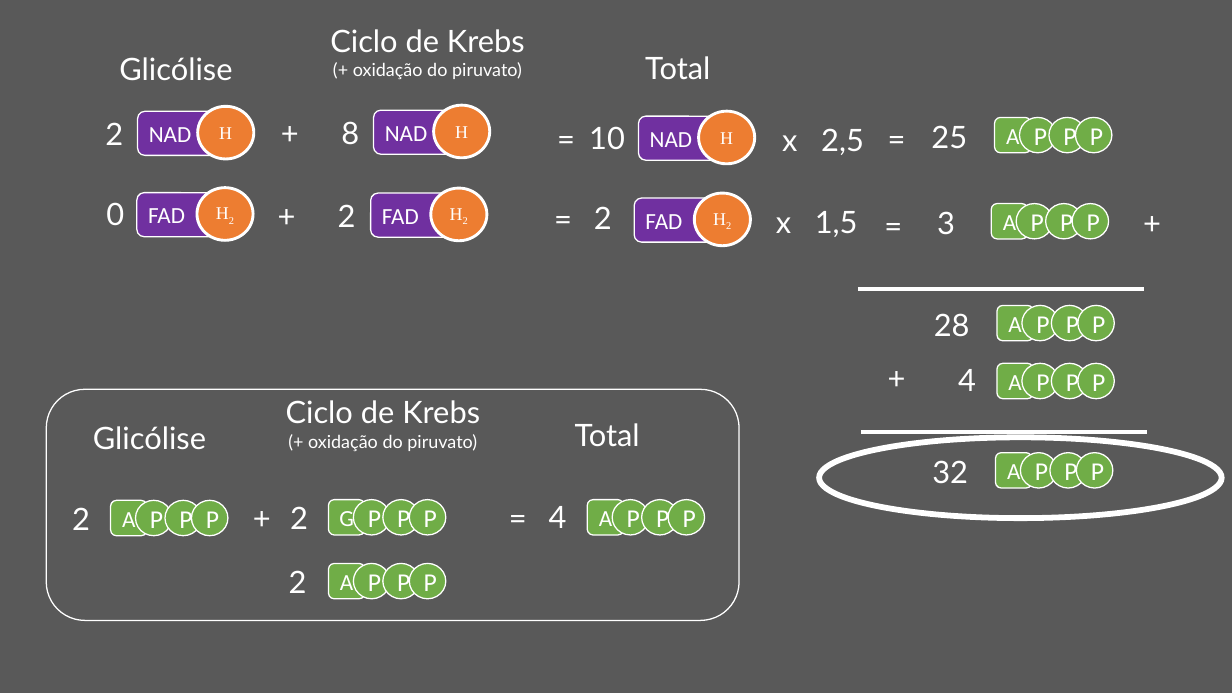
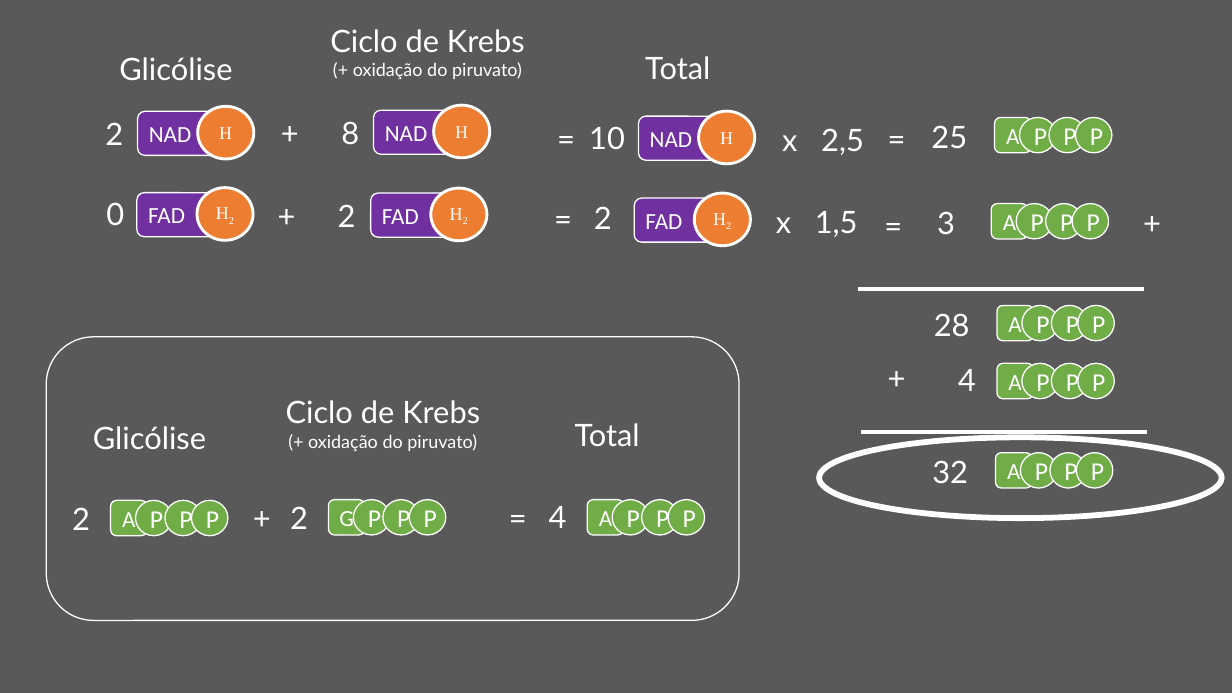
Before and after one commit to daniloasdotcom/Bioquimica-com-Danilo, a slide deck: slide 24 of static/aulas/cadeia_respiratoria.pptx. Drawn at 1232x693 pixels with LibreOffice and Linux fonts; fonts in the diff are those of the drawing. Boxes give left, top, right and bottom in pixels: in the first picture for what was removed or moved away, otherwise in the second. Text is boxed around its words. In the diff, an @@ line names an element or a change of style, - is before the commit and + after.

```diff
--- a/static/aulas/cadeia_respiratoria.pptx
+++ b/static/aulas/cadeia_respiratoria.pptx
@@ rounded rectangle: place and size @@
-rounded rectangle at box(46, 389, 739, 620)
+rounded rectangle at box(46, 337, 739, 621)
@@ group removed at box(328, 564, 445, 599): 3 ellipses, 1 rounded rectangle @@
-A
-P
-P
-P
@@ text removed at box(289, 570, 307, 593) @@
-2
```
Also in this commit, not shown: 3 other files.
